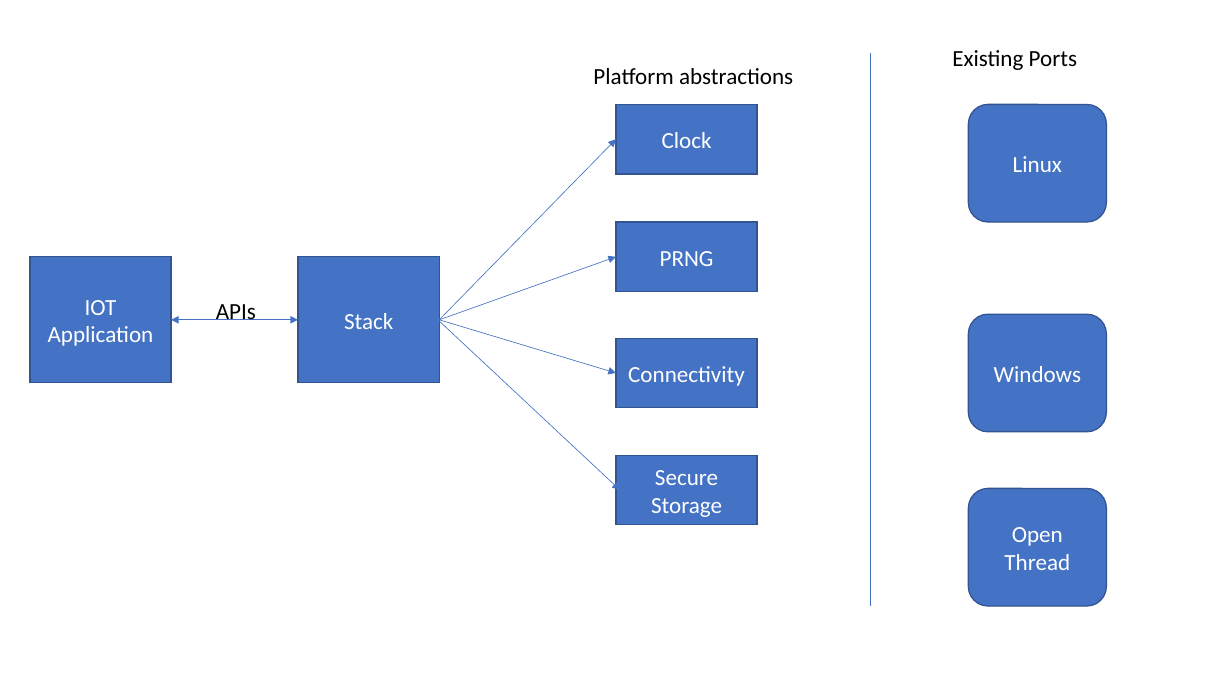
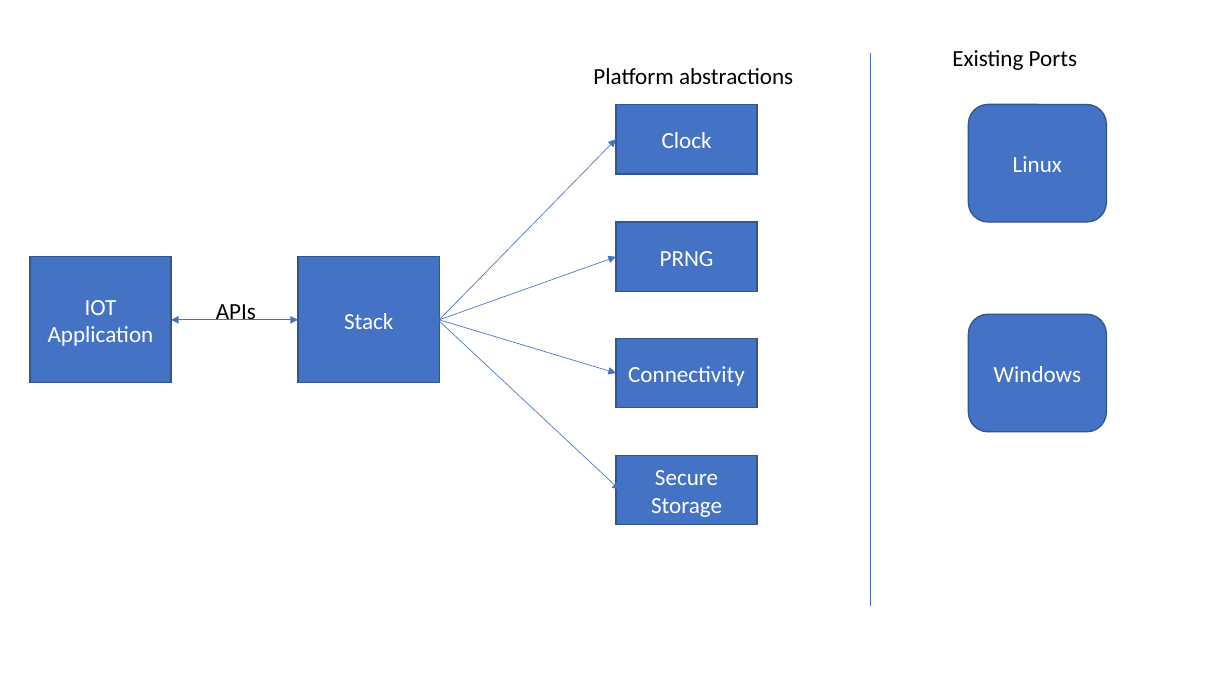
Before and after one commit to KNX-IOT/KNX-IOT-STACK, a slide deck: slide 1 of images/porting.pptx. Drawn at 1232x693 pixels with LibreOffice and Linux fonts; fonts in the diff are those of the drawing. Boxes give left, top, right and bottom in pixels: in the first picture for what was removed or moved away, otherwise in the second. Text is boxed around its words. In the diff, an @@ line names an element or a change of style, - is before the commit and + after.

```diff
--- a/images/porting.pptx
+++ b/images/porting.pptx
@@ rounded rectangle removed at (969,489,1106,606) @@
-Open Thread
```
Also in this commit, not shown: 3 other files.
